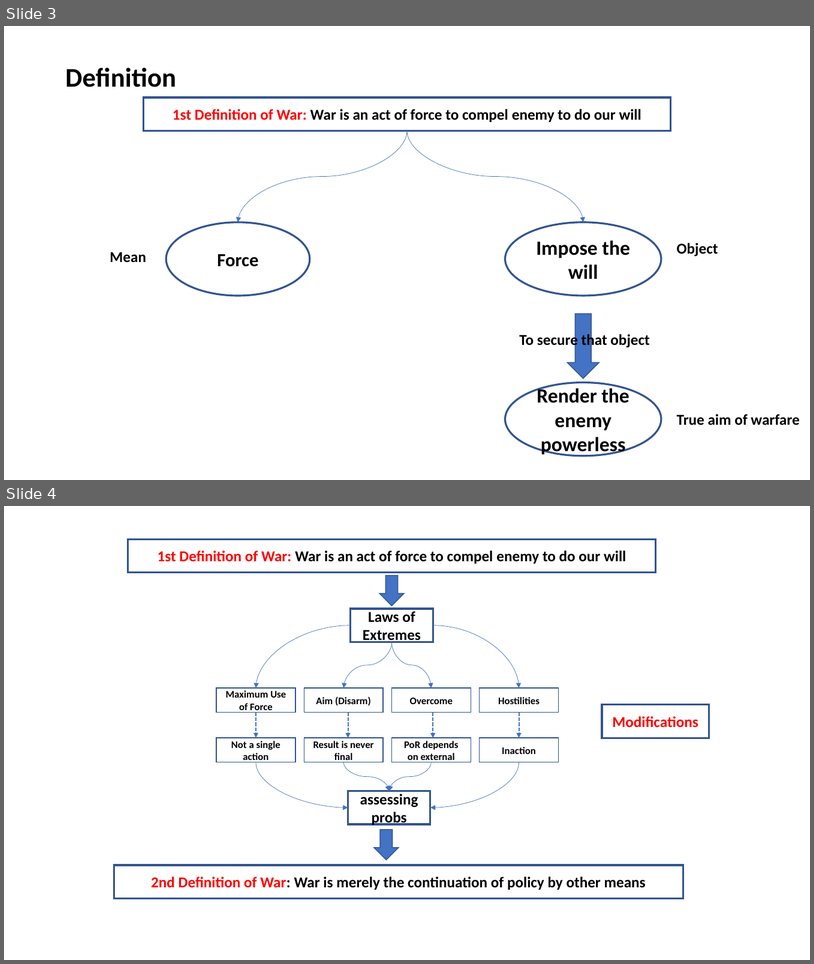
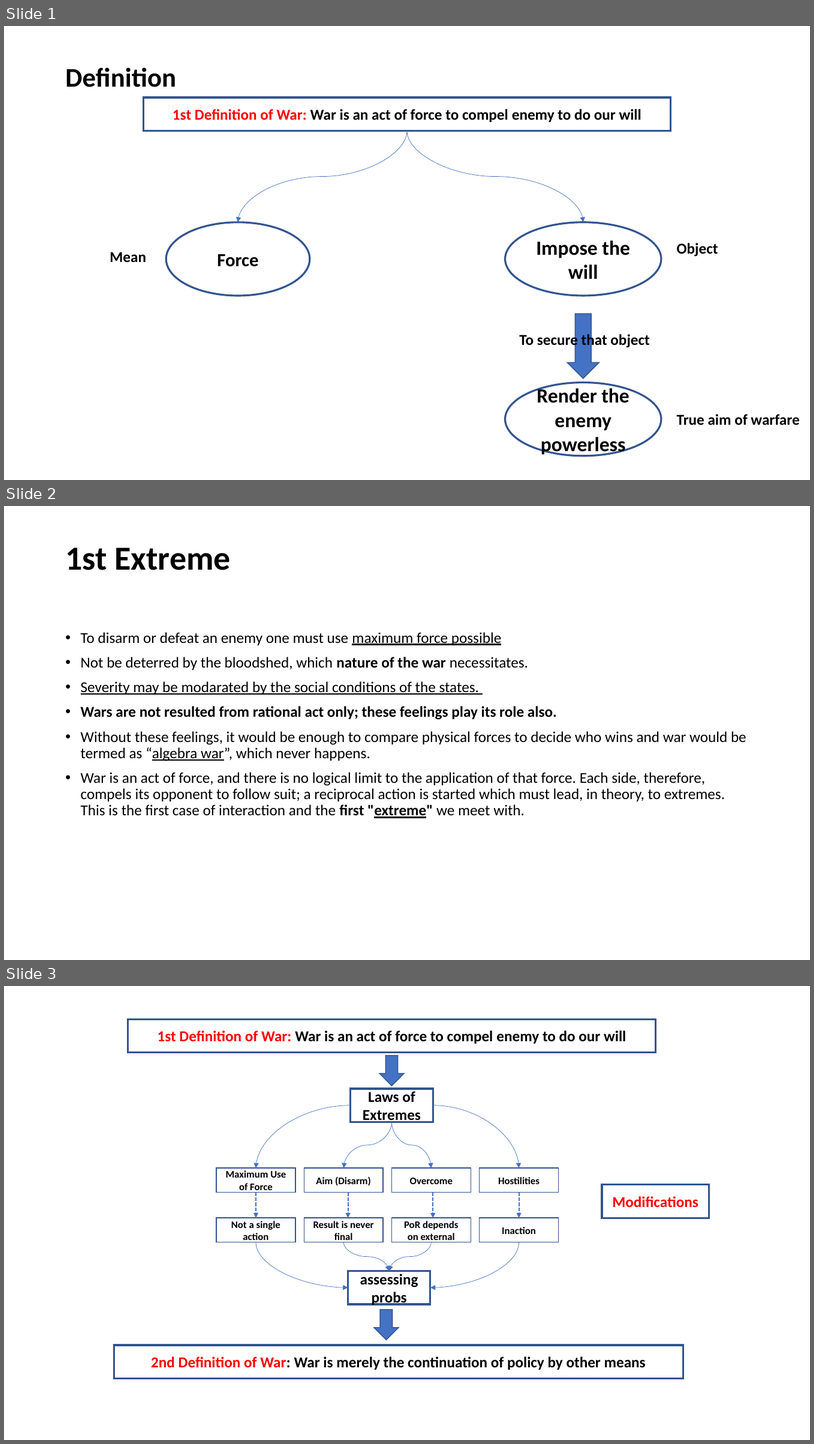
Before and after one commit to GurkanGitHub/PhD, a slide deck: onWar.pptx. Shown one above the other, each under a label of ours: slides 3 and 4 before the commit, slides 1, 2 and 3 after it. The pictures are 814x964 and 814x1444 pixels, drawn with LibreOffice and Linux fonts; fonts in the diff are those of the drawing. Boxes give left, top, right and bottom in pixels: in the first picture for what was removed or moved away, otherwise in the second. Text is boxed around its words. In the diff, an @@ line names an element or a change of style, - is before the commit and + after.

```diff
--- a/onWar.pptx
+++ b/onWar.pptx
@@ slide 2 added at bbox=[4, 506, 810, 960], background #FFFFFF @@
@@ title added at bbox=[65, 547, 231, 570], 40 pt, text #000000, bold @@
+1st Extreme
@@ text added at bbox=[81, 632, 747, 818], 18 pt, text #000000 @@
+• To disarm or defeat an enemy one must use maximum force possible
+• Not be deterred by the bloodshed, which nature of the war necessitates.
+• Severity may be modarated by the social conditions of the states.
+• Wars are not resulted from rational act only; these feelings play its role also.
+• Without these feelings, it would be enough to compare physical forces to decide who wins and war would be termed as “algebra war”, which never happens.
+• War is an act of force, and there is no logical limit to the application of that force. Each side, therefore, compels its opponent to follow suit; a reciprocal action is started which must lead, in theory, to extremes. This is the first case of interaction and the first "extreme" we meet with.
@@ what was slide 3 is now slide 1 @@
@@ what was slide 4 is now slide 3 @@
```
Also in this commit, not shown: 1 slide removed, 1 other file.
